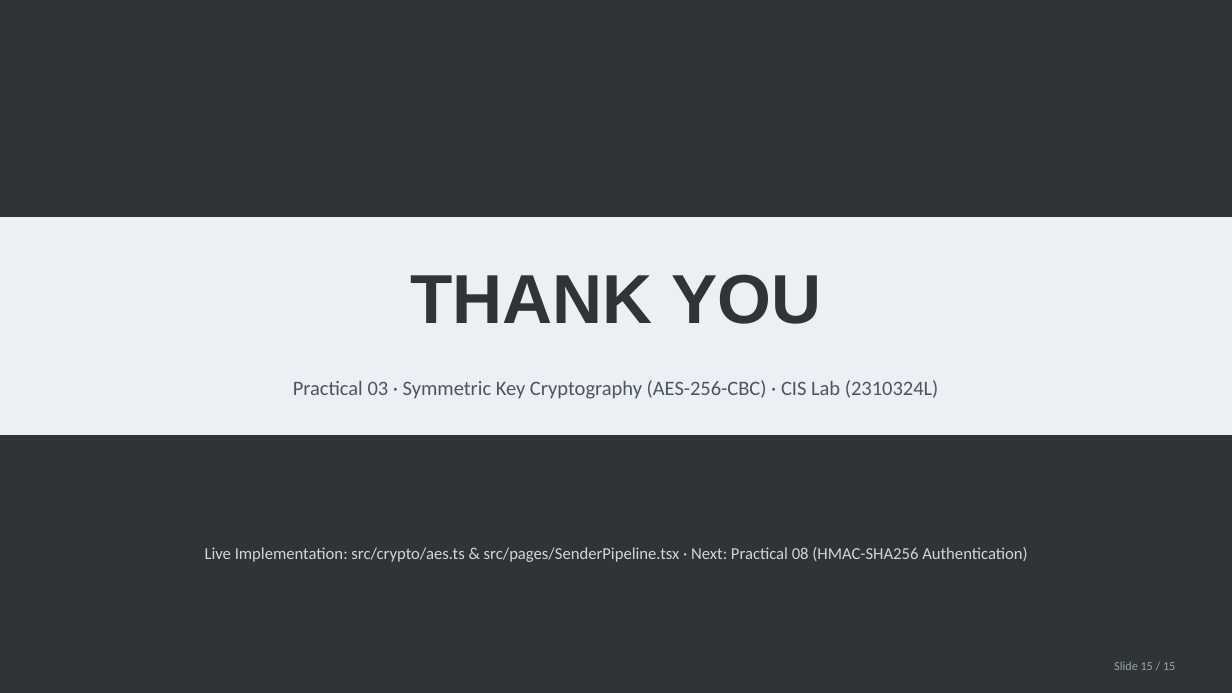
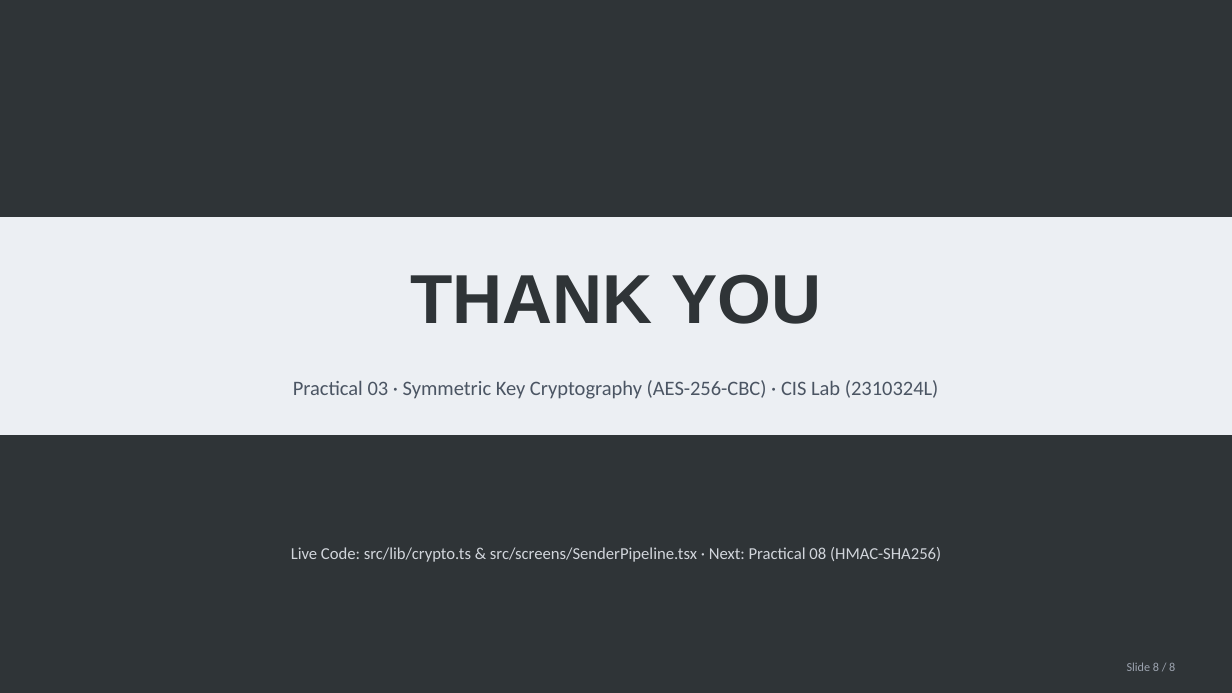
Before and after one commit to debugonaut/cis-2310324l-secure-messaging, a slide deck: slide 8 of docs/Practical_03_AES.pptx (slide 15 before the commit). Drawn at 1232x693 pixels with LibreOffice and Linux fonts; fonts in the diff are those of the drawing. Boxes give left, top, right and bottom in pixels: in the first picture for what was removed or moved away, otherwise in the second. Text is boxed around its words. In the diff, an @@ line names an element or a change of style, - is before the commit and + after.

Commit message:
docs: simplify Practical 03 AES PPTX (Trouble-Free style) & build Practical 08 HMAC PPTX from video screenshots

```diff
--- a/docs/Practical_03_AES.pptx
+++ b/docs/Practical_03_AES.pptx
@@ text at [291, 547, 941, 562]: text changed @@
-Live Implementation: src/crypto/aes.ts & src/pages/SenderPipeline.tsx · Next: Practical 08 (HMAC-SHA256 Authentication)
+Live Code: src/lib/crypto.ts & src/screens/SenderPipeline.tsx · Next: Practical 08 (HMAC-SHA256)
@@ text at [1127, 662, 1175, 671]: text changed @@
-Slide 15 / 15
+Slide 8 / 8
```
Also in this commit, not shown: 4 other slides changed, 3 slides added, 10 slides removed, 30 other files.
